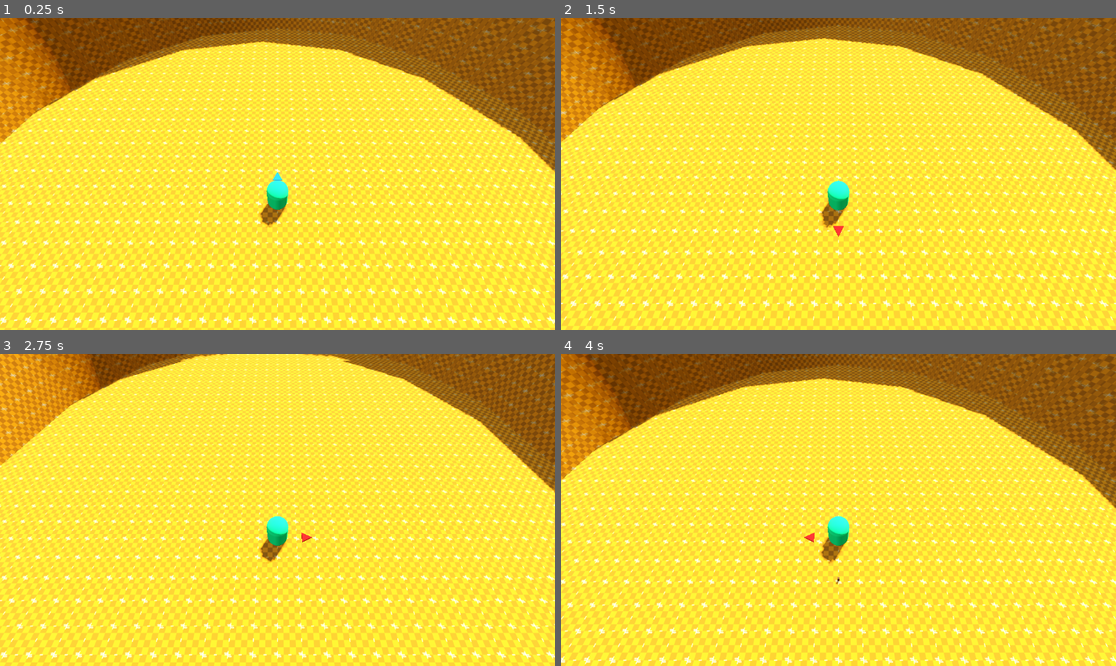
Above: before the commit, frames 1-4 (two rows, left to right).
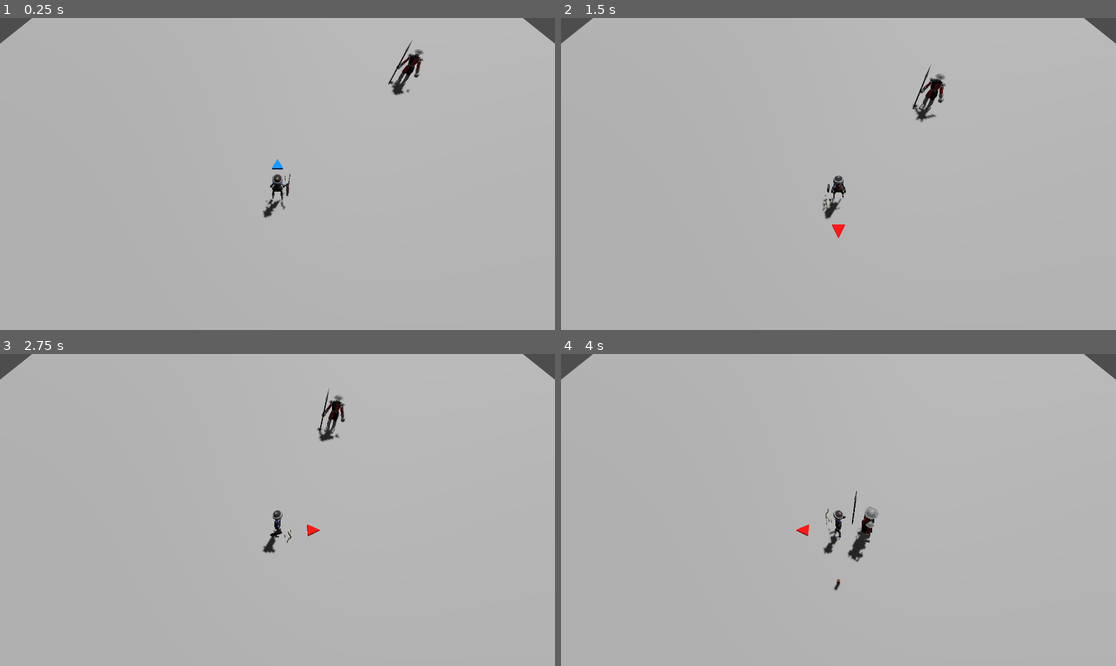
Above: after the commit, the same moments.

Repository: xHappyface/watch-your-steppe
Game: Godot game, scene res://scenes/game.tscn
The game is run twice, just before and just after one commit, with the same random seed, the same clock (stepped at 60 frames per second) and the same inputs.
Inputs:
- Up to frame 1 (0.25 s): no input
- Up to frame 2 (1.5 s): hold D (move_right) 0.53-1.28 s; hold Ctrl (hold) 0.53-1.28 s; tap Shift (dash) at 0.6 s; hold S (move_down) from 1.28 s (still down); tap Ctrl (hold) at 1.35 s
- Up to frame 3 (2.75 s): tap Shift (dash) at 1.55, 2.1 s; release S (move_down) at 2.03 s; hold D (move_right) from 2.03 s (still down); hold Ctrl (hold) from 2.03 s (still down)
- Up to frame 4 (4 s): release D (move_right) at 2.78 s; release Ctrl (hold) at 2.78 s; hold W (move_up) 2.78-3.53 s; tap Space (fire) at 2.85 s; tap Shift (dash) at 3.05 s; hold A (move_left) from 3.53 s (still down); hold Ctrl (hold) from 3.53 s (still down)

The runs differ from the first frame. In frame 1, 100% of the frame differs, in the area x 0-100%, y 0-100%; in frame 2, 100%; in frame 3, 100%; in frame 4, 100%.

Commit message:
basic enemy movement added

Diff:
--- a/project.godot
+++ b/project.godot
@@ -18,6 +18,12 @@
 [autoload]
 
 LevelManager="*res://level_manager.gd"
+
+[display]
+
+window/size/viewport_width=1920
+window/size/viewport_height=1080
+window/size/mode=3
 
 [input]
 
--- /dev/null
+++ b/scenes/footman.tscn
@@ -0,0 +1,82 @@
+[gd_scene load_steps=13 format=3 uid="uid://gbbjt7p8820c"]
+
+[ext_resource type="Script" uid="uid://cd83ktxcu8te0" path="res://scripts/characters/enemy.gd" id="1_2tnhf"]
+[ext_resource type="PackedScene" uid="uid://cl8om7b6hdts5" path="res://assets/models/footman.fbx" id="1_42jwn"]
+[ext_resource type="Script" path="res://scripts/states/state_manager.gd" id="3_yqmta"]
+[ext_resource type="Script" uid="uid://cqmovne7b3dwa" path="res://scripts/states/enemies/enemy_state_chase.gd" id="4_ufmc2"]
+
+[sub_resource type="CapsuleShape3D" id="CapsuleShape3D_42jwn"]
+radius = 0.7
+
+[sub_resource type="AnimationNodeAnimation" id="AnimationNodeAnimation_ufmc2"]
+animation = &"chase"
+
+[sub_resource type="AnimationNodeStateMachineTransition" id="AnimationNodeStateMachineTransition_4x1wb"]
+advance_mode = 2
+
+[sub_resource type="AnimationNodeStateMachine" id="AnimationNodeStateMachine_yqmta"]
+states/chase/node = SubResource("AnimationNodeAnimation_ufmc2")
+states/chase/position = Vector2(370, 100)
+transitions = ["Start", "chase", SubResource("AnimationNodeStateMachineTransition_4x1wb")]
+
+[sub_resource type="Resource" id="Resource_4x1wb"]
+script = ExtResource("4_ufmc2")
+metadata/_custom_type_script = "uid://cqmovne7b3dwa"
+
+[sub_resource type="Resource" id="Resource_ufmc2"]
+script = ExtResource("4_ufmc2")
+metadata/_custom_type_script = "uid://cqmovne7b3dwa"
+
+[sub_resource type="Animation" id="Animation_4x1wb"]
+resource_name = "chase"
+length = 0.1
+step = 0.1
+tracks/0/type = "method"
+tracks/0/imported = false
+tracks/0/enabled = true
+tracks/0/path = NodePath("..")
+tracks/0/interp = 1
+tracks/0/loop_wrap = true
+tracks/0/keys = {
+"times": PackedFloat32Array(0),
+"transitions": PackedFloat32Array(1),
+"values": [{
+"args": [SubResource("Resource_ufmc2")],
+"method": &"_set_state"
+}]
+}
+
+[sub_resource type="AnimationLibrary" id="AnimationLibrary_trgcn"]
+_data = {
+&"chase": SubResource("Animation_4x1wb")
+}
+
+[node name="EnemyBody" type="CharacterBody3D"]
+collision_layer = 4
+collision_mask = 7
+axis_lock_linear_y = true
+axis_lock_angular_x = true
+axis_lock_angular_z = true
+script = ExtResource("1_2tnhf")
+
+[node name="NavigationAgent3D" type="NavigationAgent3D" parent="."]
+
+[node name="Footman" parent="." instance=ExtResource("1_42jwn")]
+transform = Transform3D(0.4, 0, 0, 0, 0.4, 0, 0, 0, 0.4, 0, 0, 0)
+
+[node name="CollisionShape3D" type="CollisionShape3D" parent="."]
+transform = Transform3D(1, 0, 0, 0, 1, 0, 0, 0, 1, 0, 1, 0)
+shape = SubResource("CapsuleShape3D_42jwn")
+
+[node name="StateManager" type="AnimationTree" parent="."]
+root_node = NodePath(".")
+tree_root = SubResource("AnimationNodeStateMachine_yqmta")
+anim_player = NodePath("States")
+script = ExtResource("3_yqmta")
+current_state = SubResource("Resource_4x1wb")
+
+[node name="States" type="AnimationPlayer" parent="StateManager"]
+libraries = {
+&"": SubResource("AnimationLibrary_trgcn")
+}
+autoplay = "chase"
--- a/scenes/game.tscn
+++ b/scenes/game.tscn
@@ -14,5 +14,5 @@
 
 [node name="GameViewport" type="SubViewport" parent="GameView"]
 handle_input_locally = false
-size = Vector2i(1152, 648)
+size = Vector2i(1920, 1080)
 render_target_update_mode = 4
--- a/scenes/level_0.tscn
+++ b/scenes/level_0.tscn
@@ -75,6 +75,7 @@
 material = SubResource("StandardMaterial3D_7wnc2")
 
 [node name="Player" parent="." instance=ExtResource("2_5uqbp")]
-transform = Transform3D(1, 0, 0, 0, 1, 0, 0, 0, 1, 0, 1, 0)
+speed = 4.5
+dash_cooldown = 0.0
 
 [node name="NavigationRegion3D" type="NavigationRegion3D" parent="."]
--- /dev/null
+++ b/scenes/level_1.tscn
@@ -0,0 +1,38 @@
+[gd_scene load_steps=7 format=3 uid="uid://b5d625kdlmaj8"]
+
+[ext_resource type="PackedScene" uid="uid://cs7vkhn5vuhey" path="res://scenes/player.tscn" id="1_014kd"]
+[ext_resource type="Script" uid="uid://shye31ji17p3" path="res://scripts/level.gd" id="1_bswci"]
+[ext_resource type="PackedScene" uid="uid://gbbjt7p8820c" path="res://scenes/footman.tscn" id="3_rus8k"]
+
+[sub_resource type="WorldBoundaryShape3D" id="WorldBoundaryShape3D_gkh53"]
+
+[sub_resource type="NavigationMesh" id="NavigationMesh_gkh53"]
+vertices = PackedVector3Array(-19.5, 0.5, -19.5, -19.5, 0.5, 19.5, 19.5, 0.5, 19.5, 19.5, 0.5, -19.5)
+polygons = [PackedInt32Array(3, 2, 0), PackedInt32Array(0, 2, 1)]
+
+[sub_resource type="PlaneMesh" id="PlaneMesh_014kd"]
+size = Vector2(40, 40)
+
+[node name="Level1" type="Node3D"]
+script = ExtResource("1_bswci")
+
+[node name="DirectionalLight3D" type="DirectionalLight3D" parent="."]
+transform = Transform3D(-0.866023, -0.433016, 0.250001, 0, 0.499998, 0.866027, -0.500003, 0.749999, -0.43301, 0, 0, 0)
+shadow_enabled = true
+
+[node name="StaticBody3D" type="StaticBody3D" parent="."]
+
+[node name="CollisionShape3D" type="CollisionShape3D" parent="StaticBody3D"]
+shape = SubResource("WorldBoundaryShape3D_gkh53")
+
+[node name="NavigationRegion3D" type="NavigationRegion3D" parent="."]
+navigation_mesh = SubResource("NavigationMesh_gkh53")
+
+[node name="MeshInstance3D" type="MeshInstance3D" parent="NavigationRegion3D"]
+mesh = SubResource("PlaneMesh_014kd")
+
+[node name="Player" parent="NavigationRegion3D" instance=ExtResource("1_014kd")]
+transform = Transform3D(1, 0, -2.13163e-14, 0, 1, 0, 2.13163e-14, 0, 1, 0, 0, 0)
+
+[node name="EnemyBody" parent="NavigationRegion3D" instance=ExtResource("3_rus8k")]
+transform = Transform3D(1, 0, 0, 0, 1, 0, 0, 0, 1, 8, 0, -8)
--- a/scenes/player.tscn
+++ b/scenes/player.tscn
@@ -1,8 +1,9 @@
-[gd_scene load_steps=33 format=3 uid="uid://cs7vkhn5vuhey"]
+[gd_scene load_steps=35 format=3 uid="uid://cs7vkhn5vuhey"]
 
 [ext_resource type="Script" uid="uid://rgmx6a7g4mpp" path="res://scripts/characters/player.gd" id="1_3vyb7"]
 [ext_resource type="Script" path="res://scripts/states/state_manager.gd" id="2_g2els"]
 [ext_resource type="Script" uid="uid://jqc6uus3v4ss" path="res://scripts/states/player/player_state_normal.gd" id="4_dqkch"]
+[ext_resource type="PackedScene" uid="uid://422eqx7o3ugn" path="res://assets/models/nomolun.fbx" id="4_qlg0r"]
 
 [sub_resource type="StandardMaterial3D" id="StandardMaterial3D_u8vuu"]
 albedo_color = Color(0, 1, 0.490196, 1)
@@ -11,6 +12,9 @@
 material = SubResource("StandardMaterial3D_u8vuu")
 
 [sub_resource type="CapsuleShape3D" id="CapsuleShape3D_u8vuu"]
+radius = 0.4
+
+[sub_resource type="Environment" id="Environment_qhqgy"]
 
 [sub_resource type="AnimationNodeAnimation" id="AnimationNodeAnimation_smehm"]
 animation = &"dash"
@@ -484,14 +488,21 @@
 size = Vector3(0.5, 0.5, 0.1)
 
 [node name="Player" type="CharacterBody3D"]
+transform = Transform3D(-1, 0, 8.74228e-08, 0, 1, 0, -8.74228e-08, 0, -1, 0, 0, 0)
 collision_layer = 2
 collision_mask = 5
 axis_lock_angular_x = true
 axis_lock_angular_z = true
 script = ExtResource("1_3vyb7")
 
+[node name="NavigationAgent3D" type="NavigationAgent3D" parent="."]
+
+[node name="Nomolun" parent="." instance=ExtResource("4_qlg0r")]
+transform = Transform3D(-0.5, 0, 4.37114e-08, 0, 0.5, 0, -4.37114e-08, 0, -0.5, 0, 0, 0)
+
 [node name="MeshInstance3D" type="MeshInstance3D" parent="."]
 transform = Transform3D(1, 0, 0, 0, 1, 0, 0, 0, 1, 0, 1, 0)
+visible = false
 mesh = SubResource("CapsuleMesh_u8vuu")
 
 [node name="CollisionShape3D" type="CollisionShape3D" parent="."]
@@ -499,8 +510,9 @@
 shape = SubResource("CapsuleShape3D_u8vuu")
 
 [node name="Camera3D" type="Camera3D" parent="."]
-transform = Transform3D(1, 0, 0, 0, 0.5, 0.866025, 0, -0.866025, 0.5, 0, 10, 4)
+transform = Transform3D(1, 0, 0, 0, 0.5, 0.866025, 0, -0.866025, 0.5, 0, 8, 3.5)
 top_level = true
+environment = SubResource("Environment_qhqgy")
 
 [node name="AnimationTree" type="AnimationTree" parent="."]
 root_node = NodePath(".")
--- /dev/null
+++ b/scripts/characters/enemy.gd
@@ -0,0 +1,20 @@
+extends CharacterBody3D
+class_name Enemy
+
+@onready var nav_agent: NavigationAgent3D = $NavigationAgent3D
+@onready var state_manager: StateManager = $StateManager
+
+var speed: float = 3.0
+
+var modifiers: Dictionary[StringName, bool] = {}
+# Dictionary[StringName, Array[StringName]]
+var _modifier_conflicts: Dictionary[StringName, Array] = {
+	}
+
+func _set_state(next_state: State) -> void:
+	state_manager.current_state.exit(self)
+	state_manager.current_state = next_state
+	next_state.enter(self)
+
+func _physics_process(delta: float) -> void:
+	state_manager.current_state.update(self, delta)
--- a/scripts/characters/player.gd
+++ b/scripts/characters/player.gd
@@ -48,16 +48,18 @@
 	for conflict in _modifier_conflicts:
 		if modifiers.has(conflict):
 			return false
-	return Input.is_action_just_pressed("dash") and not (dash_cooldown > 0.0) and \
+	if Input.is_action_pressed("hold") or dash_cooldown > 0.0:
+		return false
+	return Input.is_action_just_pressed("dash") and \
 	  anim_tree.get("parameters/move/blend_walk/blend_amount") > 0.0
 
 func is_fire() -> bool:
 	return Input.is_action_just_pressed("fire")
 
 func update_camera() -> void:
-	camera.position = position + Vector3(0.0, 10.0, 4.0)
+	camera.position = position + Vector3(0.0, 8.0, 3.5)
 
-func handle_movement() -> void:
+func handle_controller_movement() -> void:
 	var move_dir: Vector2 = Input.get_vector(
 		"move_left", "move_right",
 		"move_down", "move_up", 0.1
--- /dev/null
+++ b/scripts/enemy_util.gd
@@ -0,0 +1,12 @@
+extends Resource
+class_name EnemyUtil
+
+static func move_enemy_unit(enemy: Enemy) -> void:
+	enemy.nav_agent.target_position = LevelManager.level.player.global_position
+	var next_position = enemy.nav_agent.get_next_path_position()
+	var direction = (next_position - enemy.global_position).normalized()
+	direction.y = 0.0
+	if not direction.is_zero_approx():
+		enemy.look_at(enemy.global_position + direction)
+	enemy.velocity = direction * enemy.speed
+	enemy.move_and_slide()
--- a/scripts/game.gd
+++ b/scripts/game.gd
@@ -1,7 +1,7 @@
 extends Node
 class_name Game
 
-@onready var level_scene: PackedScene = preload("res://scenes/level_0.tscn")
+@onready var level_scene: PackedScene = preload("res://scenes/level_1.tscn")
 
 @onready var game_viewport: SubViewport = $GameView/GameViewport
 
--- /dev/null
+++ b/scripts/level.gd
@@ -0,0 +1,4 @@
+extends Node3D
+class_name Level
+
+@onready var player: Player = $NavigationRegion3D/Player
--- /dev/null
+++ b/scripts/states/enemies/enemy_state_chase.gd
@@ -0,0 +1,6 @@
+extends State
+class_name EnemyStateChase
+
+func update(enemy: Node, delta: float) -> void:
+	if enemy is Enemy:
+		EnemyUtil.move_enemy_unit(enemy)
--- a/scripts/states/player/player_state_normal.gd
+++ b/scripts/states/player/player_state_normal.gd
@@ -5,5 +5,5 @@
 	if player is Player:
 		player.handle_charge()
 		player.handle_fire(delta)
-		player.handle_movement()
+		player.handle_controller_movement()
 		player.update_camera()
Not shown, added: Assets/Models/crossbowman.fbx.import
Binary file added: Assets/Models/crossbowman_0.png
Not shown, added: Assets/Models/crossbowman_0.png.import
Binary file added: Assets/Models/crossbowman_1.png
Not shown, added: Assets/Models/crossbowman_1.png.import
Binary file added: Assets/Models/crossbowman_10.png
Not shown, added: Assets/Models/crossbowman_10.png.import
Binary file added: Assets/Models/crossbowman_11.png
Not shown, added: Assets/Models/crossbowman_11.png.import
Binary file added: Assets/Models/crossbowman_12.png
Not shown, added: Assets/Models/crossbowman_12.png.import
Binary file added: Assets/Models/crossbowman_2.png
(and 69 more such lines)
